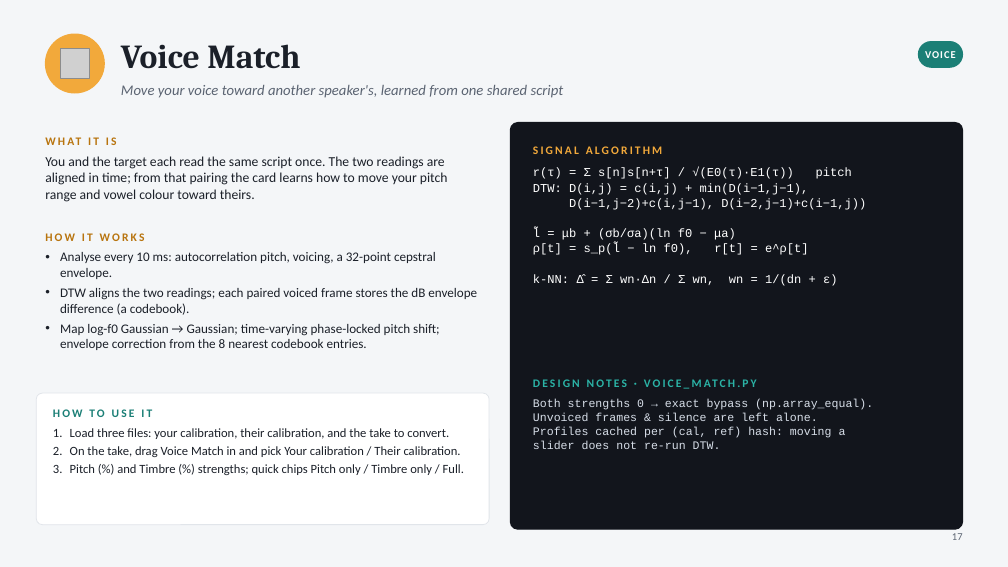
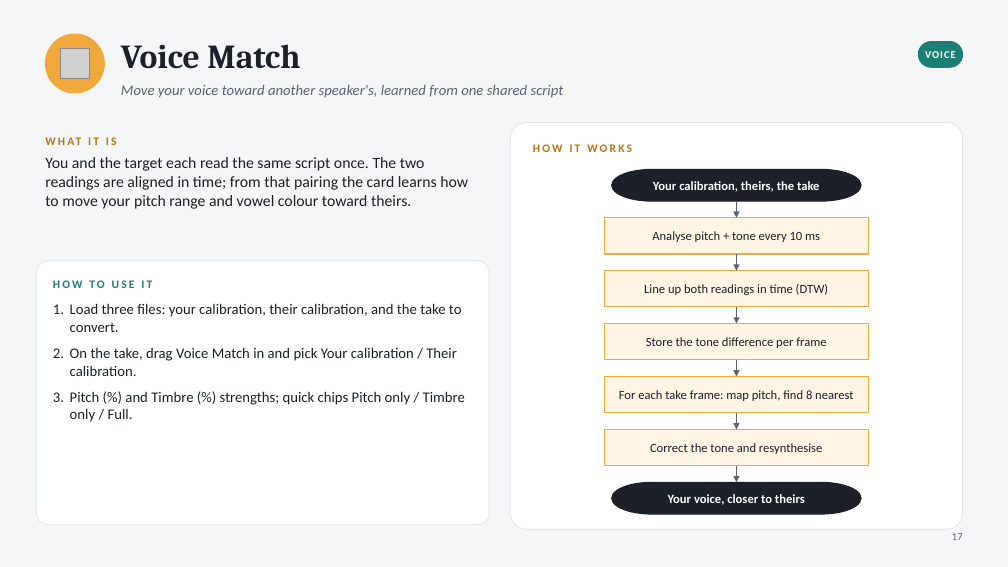
Before and after one commit to Nafis37/Audio_Chef, a slide deck: slide 17 of Audio_Chef.pptx. Drawn at 1008x567 pixels with LibreOffice and Linux fonts; fonts in the diff are those of the drawing; grey boxes stand for pictures. Boxes give left, top, right and bottom in pixels: in the first picture for what was removed or moved away, otherwise in the second. Text is boxed around its words. In the diff, an @@ line names an element or a change of style, - is before the commit and + after.

```diff
--- a/Audio_Chef.pptx
+++ b/Audio_Chef.pptx
@@ rounded rectangle at (x1=510, y1=123, x2=963, y2=529): fill #12151C to #FFFFFF; outline #12151C 1 pt to #E1E5EA 0.75 pt; proportions changed @@
@@ text "HOW IT WORKS" moved from (x1=45, y1=233, x2=145, y2=241) to (x1=533, y1=144, x2=632, y2=152) @@
@@ text removed at (x1=533, y1=146, x2=662, y2=154) @@
-SIGNAL ALGORITHM
@@ text "You and the target each ..." at (x1=45, y1=157, x2=468, y2=209): size 13 to 15 pt @@
@@ text removed at (x1=533, y1=168, x2=866, y2=286) @@
-r(τ) = Σ s[n]s[n+τ] / √(E0(τ)·E1(τ)) pitch
-DTW: D(i,j) = c(i,j) + min(D(i−1,j−1),
-D(i−1,j−2)+c(i,j−1), D(i−2,j−1)+c(i−1,j))
-l̃ = μb + (σb/σa)(ln f0 − μa)
-ρ[t] = s_p(l̃ − ln f0), r[t] = e^ρ[t]
-k-NN: Δ̂ = Σ wn·Δn / Σ wn, wn = 1/(dn + ε)
@@ pill shape added at (x1=612, y1=169, x2=861, y2=201), fill #1B2029, outline #1B2029 1 pt, 12 pt, text #FFFFFF, bold @@
+Your calibration, theirs, the take
@@ arrow added from (737, 201) to (737, 218), #5B6472 1.25 pt @@
@@ rectangle added at (x1=604, y1=218, x2=869, y2=254), fill #FFF5E4, outline #F2A93B 1 pt, 12 pt, text #1B2029 @@
+Analyse pitch + tone every 10 ms
@@ rounded rectangle resized from (x1=36, y1=393, x2=489, y2=525) to (x1=36, y1=261, x2=489, y2=525) @@
@@ text removed at (x1=60, y1=252, x2=477, y2=350) @@
-• Analyse every 10 ms: autocorrelation pitch, voicing, a 32-point cepstral envelope.
-• DTW aligns the two readings; each paired voiced frame stores the dB envelope difference (a codebook).
-• Map log-f0 Gaussian → Gaussian; time-varying phase-locked pitch shift; envelope correction from the 8 nearest codebook entries.
@@ arrow added from (737, 254) to (737, 271), #5B6472 1.25 pt @@
@@ text "HOW TO USE IT" moved from (x1=53, y1=409, x2=152, y2=417) to (x1=53, y1=280, x2=152, y2=288) @@
@@ rectangle added at (x1=604, y1=271, x2=869, y2=307), fill #FFF5E4, outline #F2A93B 1 pt, 12 pt, text #1B2029 @@
+Line up both readings in time (DTW)
@@ text "Load three files: your calibration, ..." moved from (x1=70, y1=428, x2=464, y2=475) to (x1=70, y1=303, x2=465, y2=422) @@
@@ text "Load three files: your calibration, ..." at (x1=70, y1=303, x2=465, y2=422): size 12 to 14 pt; more space between paragraphs @@
@@ rectangle added at (x1=604, y1=324, x2=869, y2=360), fill #FFF5E4, outline #F2A93B 1 pt, 12 pt, text #1B2029 @@
+Store the tone difference per frame
@@ arrow added from (737, 307) to (737, 324), #5B6472 1.25 pt @@
@@ rectangle added at (x1=604, y1=377, x2=869, y2=413), fill #FFF5E4, outline #F2A93B 1 pt, 12 pt, text #1B2029 @@
+For each take frame: map pitch, find 8 nearest
@@ arrow added from (737, 360) to (737, 377), #5B6472 1.25 pt @@
@@ text removed at (x1=533, y1=399, x2=873, y2=449) @@
-Both strengths 0 → exact bypass (np.array_equal).
-Unvoiced frames & silence are left alone.
-Profiles cached per (cal, ref) hash: moving a
-slider does not re-run DTW.
@@ arrow added from (737, 413) to (737, 430), #5B6472 1.25 pt @@
@@ text removed at (x1=191, y1=446, x2=224, y2=455) @@
-DESIGN NOTES · VOICE_MATCH.PY
@@ rectangle added at (x1=604, y1=430, x2=869, y2=466), fill #FFF5E4, outline #F2A93B 1 pt, 12 pt, text #1B2029 @@
+Correct the tone and resynthesise
@@ arrow added from (737, 466) to (737, 482), #5B6472 1.25 pt @@
@@ pill shape added at (x1=612, y1=482, x2=861, y2=514), fill #1B2029, outline #1B2029 1 pt, 12 pt, text #FFFFFF, bold @@
+Your voice, closer to theirs
```
Also in this commit, not shown: 17 other slides changed, 3 other files.
